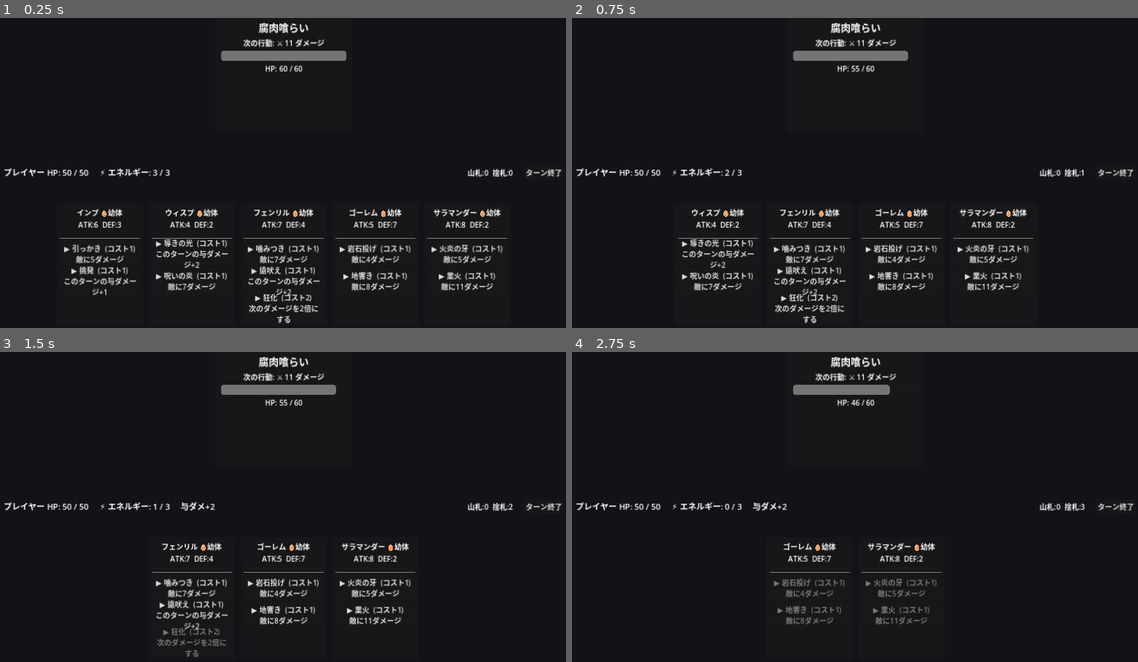
Above: before the commit, frames 1-4 (two rows, left to right).
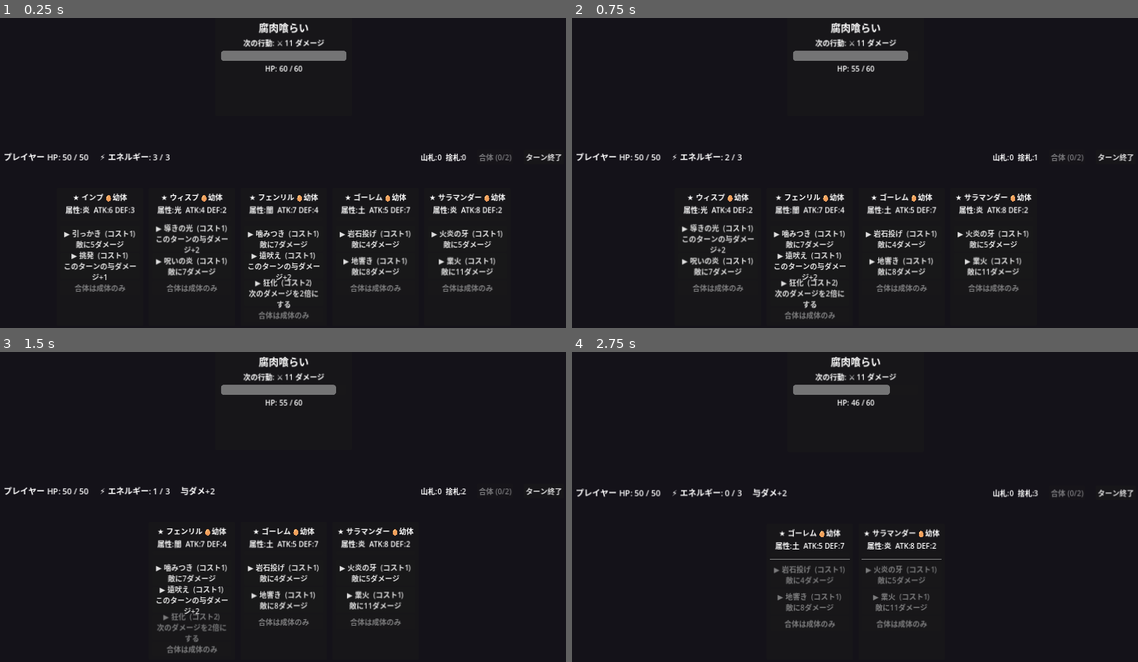
Above: after the commit, the same moments.

Repository: bakery48/mortal-pact
Game: Godot game, scene res://scenes/battle/battle.tscn
The game is run twice, just before and just after one commit, with the same random seed, the same clock (stepped at 60 frames per second) and the same inputs.
Inputs:
- Up to frame 1 (0.25 s): no input
- Up to frame 2 (0.75 s): click "▶ 引っかき (コスト1) 敵に5ダメージ" at 0.5 s
- Up to frame 3 (1.5 s): click "▶ 導きの光 (コスト1) このターンの与ダメージ+2" at 1.25 s
- Up to frame 4 (2.75 s): click "▶ 噛みつき (コスト1) 敵に7ダメージ" at 2 s

The runs differ from the first frame. In frame 1, 9.4% of the frame differs, in the area x 0-100%, y 43-99%; in frame 2, 7.8%; in frame 3, 6.2%; in frame 4, 3.9%.

Commit message:
フェーズ3：合体（子孫生成）システムを実装
- 成体カード2枚を選択して合体するUI（カードの合体候補ボタン＋合体実行ボタン）
- MonsterFactory.fuse で子孫カードを生成
  - 属性：親どちらか or 混合
  - コマンド：両親のプールからランダム継承
  - 成長速度：両親の平均
  - レアリティ：確率で親より上昇＋ステータスボーナス
- 両親はデッキから消滅、子孫は幼体として手札に誕生
- MonsterData に Element / Rarity / growth_speed を追加、exp を float 化
- カードに属性・レアリティ表示を追加、README更新

https://claude.ai/code/session_01SGpNd8xjjtE9S1hYpNHnwi

Diff:
--- a/resources/monsters/fenrir.tres
+++ b/resources/monsters/fenrir.tres
@@ -33,5 +33,8 @@
 attack = 12
 defense = 6
 stage = 0
-exp = 0
+exp = 0.0
+growth_speed = 1.0
+elements = [6]
+rarity = 0
 commands = [SubResource("cmd_bite"), SubResource("cmd_howl"), SubResource("cmd_rage")]
--- a/resources/monsters/golem.tres
+++ b/resources/monsters/golem.tres
@@ -25,5 +25,8 @@
 attack = 8
 defense = 12
 stage = 0
-exp = 0
+exp = 0.0
+growth_speed = 0.8
+elements = [4]
+rarity = 0
 commands = [SubResource("cmd_throw"), SubResource("cmd_quake")]
--- a/resources/monsters/imp.tres
+++ b/resources/monsters/imp.tres
@@ -25,5 +25,8 @@
 attack = 10
 defense = 5
 stage = 0
-exp = 0
+exp = 0.0
+growth_speed = 1.0
+elements = [1]
+rarity = 0
 commands = [SubResource("cmd_scratch"), SubResource("cmd_taunt")]
--- a/resources/monsters/salamander.tres
+++ b/resources/monsters/salamander.tres
@@ -25,5 +25,8 @@
 attack = 14
 defense = 4
 stage = 0
-exp = 0
+exp = 0.0
+growth_speed = 1.2
+elements = [1]
+rarity = 0
 commands = [SubResource("cmd_fang"), SubResource("cmd_blaze")]
--- a/resources/monsters/wisp.tres
+++ b/resources/monsters/wisp.tres
@@ -25,5 +25,8 @@
 attack = 6
 defense = 3
 stage = 0
-exp = 0
+exp = 0.0
+growth_speed = 1.1
+elements = [5]
+rarity = 0
 commands = [SubResource("cmd_guide"), SubResource("cmd_curse")]
--- a/scenes/battle/battle_manager.gd
+++ b/scenes/battle/battle_manager.gd
@@ -33,6 +33,10 @@
 var _message_label: Label
 var _event_label: Label
 var _end_turn_button: Button
+var _fuse_button: Button
+
+## 合体候補として選択中のカード（最大2枚）。
+var _fusion_selection: Array[CardUI] = []
 
 func _ready() -> void:
 	_build_ui()
@@ -98,6 +102,12 @@
 	_pile_label = Label.new()
 	status.add_child(_pile_label)
 
+	_fuse_button = Button.new()
+	_fuse_button.disabled = true
+	_fuse_button.pressed.connect(_on_fuse_pressed)
+	status.add_child(_fuse_button)
+	_update_fuse_button()
+
 	_end_turn_button = Button.new()
 	_end_turn_button.text = "ターン終了"
 	_end_turn_button.pressed.connect(_on_end_turn_pressed)
@@ -148,6 +158,7 @@
 	card.data = monster
 	_hand_container.add_child(card)
 	card.command_selected.connect(_on_command_selected)
+	card.fusion_toggled.connect(_on_fusion_toggled)
 
 func _on_command_selected(card: CardUI, cmd: CommandData) -> void:
 	if battle_over:
@@ -159,11 +170,14 @@
 	energy -= cost
 	_apply_command(card.data, cmd)
 
-	# 使用するたびに EXP を蓄積し、ライフサイクルを進める。
+	# 使用するたびに EXP（=成長速度分）を蓄積し、ライフサイクルを進める。
 	var monster_name := card.data.monster_name
-	var grew := card.data.gain_exp(1)
+	var grew := card.data.gain_exp(card.data.growth_speed)
 	if grew and not card.data.is_dead():
 		_flash_message("%s は %s に成長した！" % [monster_name, card.data.stage_label()])
+
+	# 合体候補に選ばれていたカードなら選択を解除しておく。
+	_deselect_fusion(card)
 
 	if card.data.is_dead():
 		# 消滅：デッキから完全に除外し、捨札にも戻さない。
@@ -211,8 +225,61 @@
 	_start_player_turn()
 
 func _clear_hand_nodes() -> void:
+	# 合体候補の選択も解除（カードノードが破棄されるため）。
+	_fusion_selection.clear()
 	for child in _hand_container.get_children():
 		child.queue_free()
+	_update_fuse_button()
+
+# --- 合体（子孫生成） -------------------------------------------------------
+
+func _on_fusion_toggled(card: CardUI) -> void:
+	if battle_over:
+		return
+	if card in _fusion_selection:
+		_deselect_fusion(card)
+	elif _fusion_selection.size() < 2:
+		_fusion_selection.append(card)
+		card.set_fusion_selected(true)
+	else:
+		# すでに2枚選択済み。トグルを元に戻す。
+		card.set_fusion_selected(false)
+	_update_fuse_button()
+
+func _deselect_fusion(card: CardUI) -> void:
+	if card in _fusion_selection:
+		_fusion_selection.erase(card)
+		card.set_fusion_selected(false)
+		_update_fuse_button()
+
+func _update_fuse_button() -> void:
+	if _fuse_button == null:
+		return
+	_fuse_button.text = "合体 (%d/2)" % _fusion_selection.size()
+	_fuse_button.disabled = battle_over or _fusion_selection.size() != 2
+
+func _on_fuse_pressed() -> void:
+	if battle_over or _fusion_selection.size() != 2:
+		return
+	var card_a := _fusion_selection[0]
+	var card_b := _fusion_selection[1]
+
+	var child := MonsterFactory.fuse(card_a.data, card_b.data)
+
+	# 両親はデッキから消滅。
+	deck.remove_card(card_a.data)
+	deck.remove_card(card_b.data)
+	card_a.queue_free()
+	card_b.queue_free()
+	_fusion_selection.clear()
+
+	# 子孫カードがデッキ（手札）に加わる。
+	deck.hand.append(child)
+	_add_card_to_hand(child)
+
+	_flash_message("合体！ %s（%s %s）が誕生した" % [child.monster_name, child.rarity_label(), child.element_label()])
+	_update_fuse_button()
+	_refresh()
 
 # --- 表示更新・終了処理 -----------------------------------------------------
 
@@ -255,6 +322,7 @@
 
 func _end_battle_input() -> void:
 	_end_turn_button.disabled = true
+	_fuse_button.disabled = true
 	for child in _hand_container.get_children():
 		if child is CardUI:
 			(child as CardUI).disable_all()
--- a/scenes/battle/card.gd
+++ b/scenes/battle/card.gd
@@ -6,13 +6,17 @@
 ## 表示は data の現在の成長段階に応じた実効値（effective_*）を反映する。
 
 signal command_selected(card: CardUI, command: CommandData)
+## 合体候補としての選択トグル（成体のみ選択可能）。
+signal fusion_toggled(card: CardUI)
 
 var data: MonsterData
 
 var _command_buttons: Array[Button] = []
+var _select_button: Button
+var _selected := false
 
 func _ready() -> void:
-	custom_minimum_size = Vector2(190, 270)
+	custom_minimum_size = Vector2(190, 300)
 	if data != null:
 		_build()
 
@@ -29,12 +33,13 @@
 	margin.add_child(vbox)
 
 	var title := Label.new()
-	title.text = "%s %s" % [data.monster_name, data.stage_label()]
+	title.text = "%s %s %s" % [data.rarity_label(), data.monster_name, data.stage_label()]
 	title.horizontal_alignment = HORIZONTAL_ALIGNMENT_CENTER
+	title.autowrap_mode = TextServer.AUTOWRAP_WORD_SMART
 	vbox.add_child(title)
 
 	var stats := Label.new()
-	stats.text = "ATK:%d  DEF:%d" % [data.effective_attack(), data.effective_defense()]
+	stats.text = "属性:%s  ATK:%d DEF:%d" % [data.element_label(), data.effective_attack(), data.effective_defense()]
 	stats.horizontal_alignment = HORIZONTAL_ALIGNMENT_CENTER
 	vbox.add_child(stats)
 
@@ -58,6 +63,17 @@
 		vbox.add_child(btn)
 		_command_buttons.append(btn)
 
+	# 合体候補の選択ボタン（成体のみ有効）
+	_select_button = Button.new()
+	_select_button.toggle_mode = true
+	if data.is_adult():
+		_select_button.text = "合体候補にする"
+	else:
+		_select_button.text = "合体は成体のみ"
+		_select_button.disabled = true
+	_select_button.pressed.connect(func() -> void: fusion_toggled.emit(self))
+	vbox.add_child(_select_button)
+
 ## コマンドの効果説明を、現在の段階の実効威力で生成する。
 func _command_text(cmd: CommandData) -> String:
 	var p := data.effective_power(cmd)
@@ -75,7 +91,17 @@
 	for btn in _command_buttons:
 		btn.disabled = int(btn.get_meta("cost")) > energy
 
+## 合体候補としての選択状態を反映する（battle_manager から呼ばれる）。
+func set_fusion_selected(value: bool) -> void:
+	_selected = value
+	if _select_button != null:
+		_select_button.button_pressed = value
+		_select_button.text = "✔ 合体候補" if value else "合体候補にする"
+	modulate = Color(1.0, 0.9, 0.4) if value else Color.WHITE
+
 ## 勝敗確定時など、入力を完全に止める。
 func disable_all() -> void:
 	for btn in _command_buttons:
 		btn.disabled = true
+	if _select_button != null:
+		_select_button.disabled = true
--- a/scripts/monster_data.gd
+++ b/scripts/monster_data.gd
@@ -7,8 +7,13 @@
 ## 成長は使用ごとに蓄積する EXP で進行する：
 ##   幼体 → 若体 → 成体（ピーク）→ 老体 → 消滅
 ## ピークを過ぎると弱体化し、老体はコスト増・効果減、消滅でデッキから除外される。
+##
+## 成体2体を合体させると、属性・コマンド・成長速度・レアリティを継承した
+## 子孫カードが生まれる（MonsterFactory.fuse 参照）。
 
 enum Stage { INFANT, YOUNG, ADULT, ELDER, DEAD }
+enum Element { NONE, FIRE, ICE, WIND, EARTH, LIGHT, DARK }
+enum Rarity { COMMON, UNCOMMON, RARE, EPIC }
 
 ## 各段階に到達するのに必要な累計 EXP（この値以上で当該段階）。
 const STAGE_THRESHOLDS := {
@@ -45,19 +50,41 @@
 	Stage.DEAD: "💀消滅",
 }
 
+const ELEMENT_LABEL := {
+	Element.NONE: "無",
+	Element.FIRE: "炎",
+	Element.ICE: "氷",
+	Element.WIND: "風",
+	Element.EARTH: "土",
+	Element.LIGHT: "光",
+	Element.DARK: "闇",
+}
+
+const RARITY_LABEL := {
+	Rarity.COMMON: "★",
+	Rarity.UNCOMMON: "★★",
+	Rarity.RARE: "★★★",
+	Rarity.EPIC: "★★★★",
+}
+
 @export var monster_name: String = "魔物"
 ## 基礎 ATK/DEF。実値は段階倍率を掛けた effective_* を使う。
 @export var attack: int = 10
 @export var defense: int = 5
 @export var stage: Stage = Stage.INFANT
-## 蓄積経験値。使用ごとに加算され、段階移行のトリガーになる。
-@export var exp: int = 0
+## 蓄積経験値。使用ごとに growth_speed 分だけ加算され、段階移行のトリガーになる。
+@export var exp: float = 0.0
+## 1回の使用で得る EXP 量（=成長速度）。合体時は両親の平均を引き継ぐ。
+@export var growth_speed: float = 1.0
+## 属性（複数持つことがある）。Element の値を格納する。
+@export var elements: Array[int] = [Element.NONE]
+@export var rarity: Rarity = Rarity.COMMON
 @export var commands: Array[CommandData] = []
 
 # --- ライフサイクル ---------------------------------------------------------
 
 ## EXP を加算し段階を更新する。段階が変化したら true を返す。
-func gain_exp(amount: int) -> bool:
+func gain_exp(amount: float) -> bool:
 	var before := stage
 	exp += amount
 	_update_stage()
@@ -66,15 +93,28 @@
 func _update_stage() -> void:
 	var new_stage := Stage.INFANT
 	for s in [Stage.INFANT, Stage.YOUNG, Stage.ADULT, Stage.ELDER, Stage.DEAD]:
-		if exp >= int(STAGE_THRESHOLDS[s]):
+		if exp >= float(STAGE_THRESHOLDS[s]):
 			new_stage = s
 	stage = new_stage
 
 func is_dead() -> bool:
 	return stage == Stage.DEAD
 
+func is_adult() -> bool:
+	return stage == Stage.ADULT
+
 func stage_label() -> String:
 	return String(STAGE_LABEL[stage])
+
+func rarity_label() -> String:
+	return String(RARITY_LABEL[rarity])
+
+## 属性をまとめた表示文字列（例：「炎/氷」）。
+func element_label() -> String:
+	var parts: Array[String] = []
+	for e in elements:
+		parts.append(String(ELEMENT_LABEL[e]))
+	return "/".join(parts)
 
 # --- 段階補正を反映した実効値 ----------------------------------------------
 
@@ -105,8 +145,8 @@
 	var nxt := _next_stage()
 	if nxt == stage:
 		return 1.0
-	var cur_thr := int(STAGE_THRESHOLDS[stage])
-	var next_thr := int(STAGE_THRESHOLDS[nxt])
+	var cur_thr := float(STAGE_THRESHOLDS[stage])
+	var next_thr := float(STAGE_THRESHOLDS[nxt])
 	if next_thr <= cur_thr:
 		return 1.0
-	return clampf(float(exp - cur_thr) / float(next_thr - cur_thr), 0.0, 1.0)
+	return clampf((exp - cur_thr) / (next_thr - cur_thr), 0.0, 1.0)
--- a/scripts/monster_factory.gd
+++ b/scripts/monster_factory.gd
@@ -1,10 +1,9 @@
 class_name MonsterFactory
 extends RefCounted
 
-## 魔物データをコードから生成するフォールバック用ファクトリ。
-## 通常は res://resources/monsters/*.tres を読み込むが、
-## リソースが見つからない場合（最小構成での起動など）に
-## ここで定義した初期デッキを使う。両者の内容は一致させること。
+## 魔物データの生成を担う。
+## ・starter_monsters(): リソース欠如時のフォールバック用初期デッキ
+## ・fuse(): 成体2体から子孫カードを生成（フェーズ3：合体システム）
 
 static func _cmd(name: String, cost: int, effect: int, power: int, desc: String) -> CommandData:
 	var c := CommandData.new()
@@ -15,43 +14,109 @@
 	c.description = desc
 	return c
 
-static func _monster(name: String, atk: int, def: int, cmds: Array[CommandData]) -> MonsterData:
+static func _monster(name: String, atk: int, def: int, element: int, growth: float, cmds: Array[CommandData]) -> MonsterData:
 	var m := MonsterData.new()
 	m.monster_name = name
 	m.attack = atk
 	m.defense = def
 	m.stage = MonsterData.Stage.INFANT # 生まれたて（幼体）から育てる
-	m.exp = 0
+	m.exp = 0.0
+	m.growth_speed = growth
+	m.elements = [element]
+	m.rarity = MonsterData.Rarity.COMMON
 	m.commands = cmds
 	return m
 
 static func starter_monsters() -> Array[MonsterData]:
 	var list: Array[MonsterData] = []
 
-	list.append(_monster("フェンリル", 12, 6, [
+	list.append(_monster("フェンリル", 12, 6, MonsterData.Element.DARK, 1.0, [
 		_cmd("噛みつき", 1, CommandData.Effect.DAMAGE, 12, "敵に12ダメージ"),
 		_cmd("遠吠え", 2, CommandData.Effect.BUFF_ATK, 4, "このターンの与ダメージ+4"),
 		_cmd("狂化", 3, CommandData.Effect.DOUBLE_NEXT, 0, "次のダメージを2倍にする"),
 	]))
 
-	list.append(_monster("サラマンダー", 14, 4, [
+	list.append(_monster("サラマンダー", 14, 4, MonsterData.Element.FIRE, 1.2, [
 		_cmd("火炎の牙", 1, CommandData.Effect.DAMAGE, 9, "敵に9ダメージ"),
 		_cmd("業火", 2, CommandData.Effect.DAMAGE, 18, "敵に18ダメージ"),
 	]))
 
-	list.append(_monster("ゴーレム", 8, 12, [
+	list.append(_monster("ゴーレム", 8, 12, MonsterData.Element.EARTH, 0.8, [
 		_cmd("岩石投げ", 1, CommandData.Effect.DAMAGE, 7, "敵に7ダメージ"),
 		_cmd("地響き", 2, CommandData.Effect.DAMAGE, 14, "敵に14ダメージ"),
 	]))
 
-	list.append(_monster("ウィスプ", 6, 3, [
+	list.append(_monster("ウィスプ", 6, 3, MonsterData.Element.LIGHT, 1.1, [
 		_cmd("導きの光", 1, CommandData.Effect.BUFF_ATK, 3, "このターンの与ダメージ+3"),
 		_cmd("呪いの炎", 2, CommandData.Effect.DAMAGE, 11, "敵に11ダメージ"),
 	]))
 
-	list.append(_monster("インプ", 10, 5, [
+	list.append(_monster("インプ", 10, 5, MonsterData.Element.FIRE, 1.0, [
 		_cmd("引っかき", 1, CommandData.Effect.DAMAGE, 8, "敵に8ダメージ"),
 		_cmd("挑発", 1, CommandData.Effect.BUFF_ATK, 2, "このターンの与ダメージ+2"),
 	]))
 
 	return list
+
+# --- 合体（子孫生成） -------------------------------------------------------
+
+## 成体2体から子孫カードを生成する。子孫は「生まれたて」の幼体になる。
+static func fuse(a: MonsterData, b: MonsterData) -> MonsterData:
+	var child := MonsterData.new()
+	child.monster_name = a.monster_name.left(2) + b.monster_name.left(2) + "の子"
+
+	# レアリティ：両親の高い方を基準に、確率で1段階上がる。
+	var base_rarity: int = maxi(a.rarity, b.rarity)
+	var child_rarity: int = base_rarity
+	if randf() < 0.3 and base_rarity < MonsterData.Rarity.EPIC:
+		child_rarity += 1
+	child.rarity = child_rarity
+
+	# ステータス：両親の平均＋レアリティボーナス。
+	var rarity_bonus := child_rarity * 2
+	child.attack = roundi((a.attack + b.attack) / 2.0) + rarity_bonus
+	child.defense = roundi((a.defense + b.defense) / 2.0) + rarity_bonus
+
+	# 成長速度：両親の平均。
+	child.growth_speed = (a.growth_speed + b.growth_speed) / 2.0
+
+	# 属性：どちらか一方、または混合。
+	child.elements = _inherit_elements(a, b)
+
+	# コマンド：両親のコマンドプールからランダムに継承。
+	child.commands = _inherit_commands(a, b)
+
+	# 生まれたて。
+	child.stage = MonsterData.Stage.INFANT
+	child.exp = 0.0
+	return child
+
+static func _inherit_elements(a: MonsterData, b: MonsterData) -> Array[int]:
+	var result: Array[int] = []
+	if randf() < 0.5:
+		# 片親からそのまま継承。
+		var src := a if randf() < 0.5 else b
+		result.assign(src.elements)
+	else:
+		# 混合（重複排除・最大2属性）。
+		for e in a.elements:
+			if e not in result:
+				result.append(e)
+		for e in b.elements:
+			if e not in result and result.size() < 2:
+				result.append(e)
+	if result.is_empty():
+		result.append(MonsterData.Element.NONE)
+	return result
+
+static func _inherit_commands(a: MonsterData, b: MonsterData) -> Array[CommandData]:
+	var pool: Array[CommandData] = []
+	pool.append_array(a.commands)
+	pool.append_array(b.commands)
+	pool.shuffle()
+	var count: int = mini(3, pool.size()) # 子孫は最大3コマンド
+	var chosen: Array[CommandData] = []
+	for i in range(count):
+		# 親と独立させるため複製する。
+		chosen.append((pool[i] as CommandData).duplicate(true))
+	return chosen
Not shown, changed: README.md
